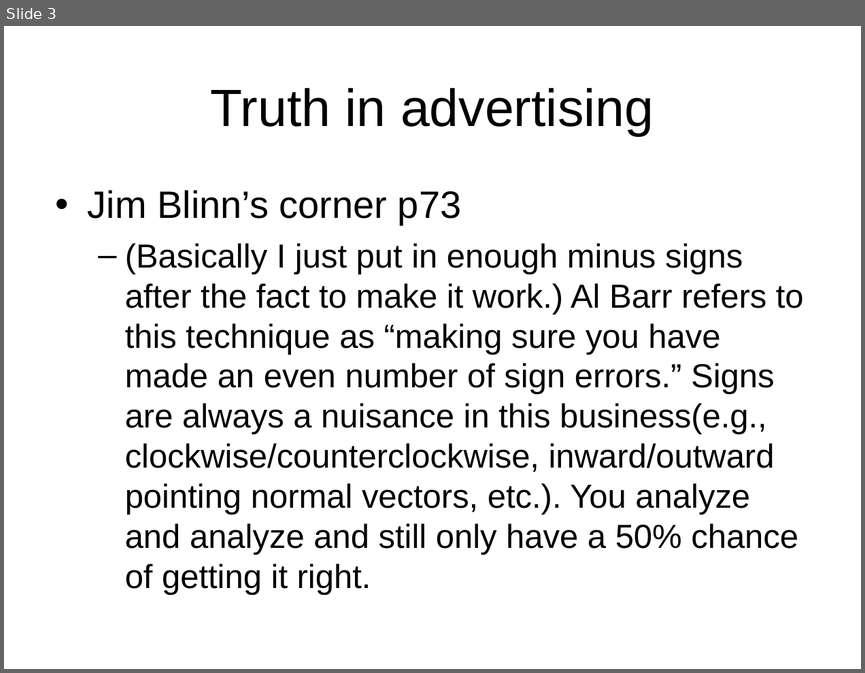
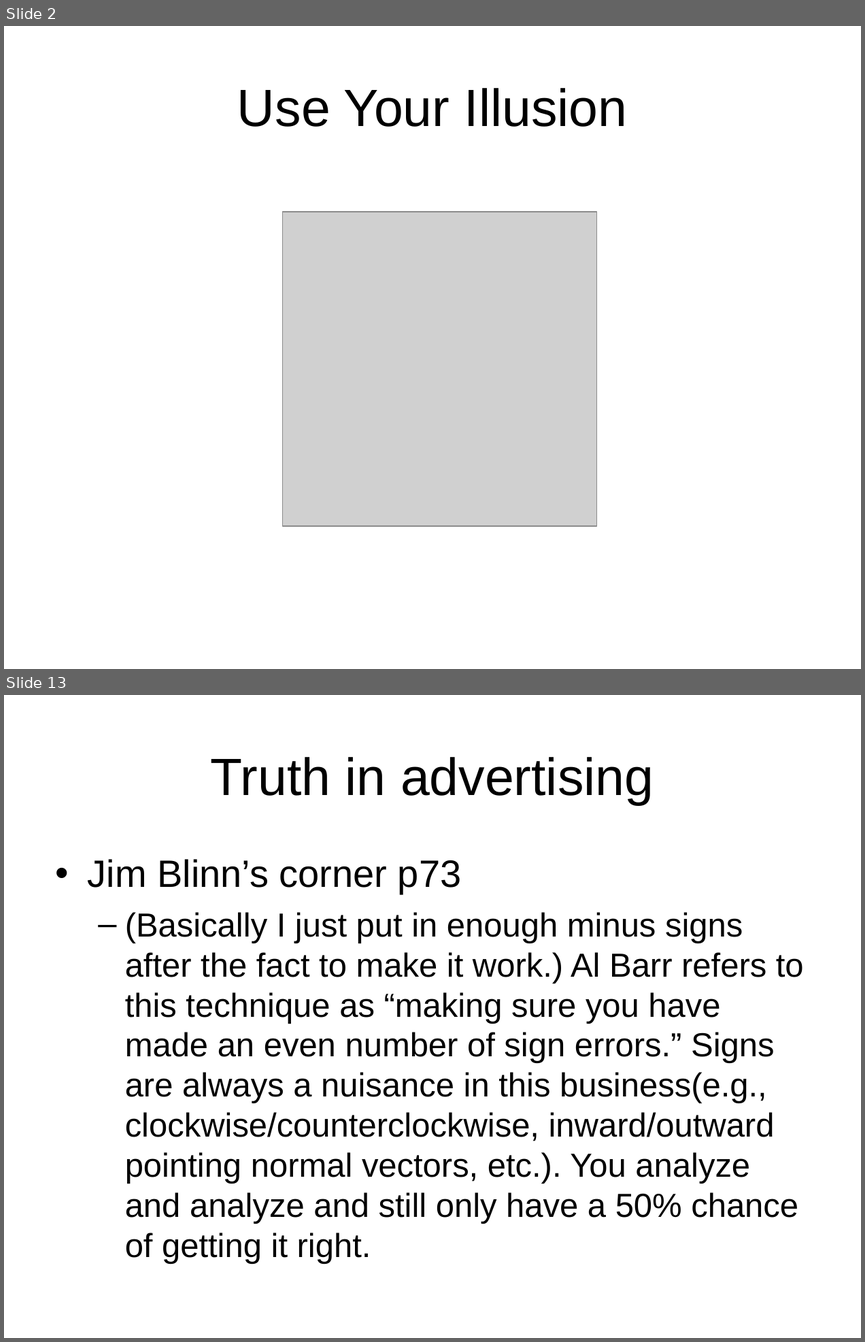
Before and after one commit to allen7575/gpu_course, a slide deck: course3/Course3.ppt. Shown one above the other, each under a label of ours: slide 3 before the commit, slides 2 and 13 after it; the slides between them are not shown. The pictures are 865x673 and 865x1342 pixels, drawn with LibreOffice and Linux fonts; fonts in the diff are those of the drawing; grey boxes stand for pictures. Boxes give left, top, right and bottom in pixels: in the first picture for what was removed or moved away, otherwise in the second. Text is boxed around its words. In the diff, an @@ line names an element or a change of style, - is before the commit and + after.

```diff
--- a/course3/Course3.ppt
+++ b/course3/Course3.ppt
@@ slide 2 added at bbox=[4, 26, 861, 669], background #FFFFFF @@
@@ title added at bbox=[237, 88, 628, 127], 44 pt, text #000000 @@
+Use Your Illusion
@@ picture added at bbox=[283, 212, 597, 526] @@
@@ what was slide 3 is now slide 13 @@
```
Also in this commit, not shown: 2 slides changed, 12 other slides added, 2 slides removed, 28 other files.
